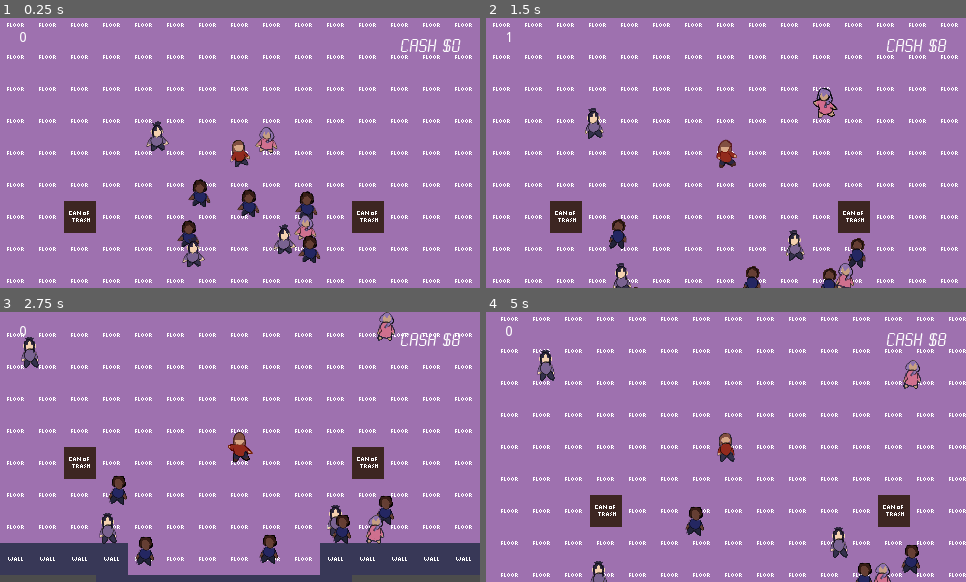
Above: before the commit, frames 1-4 (two rows, left to right).
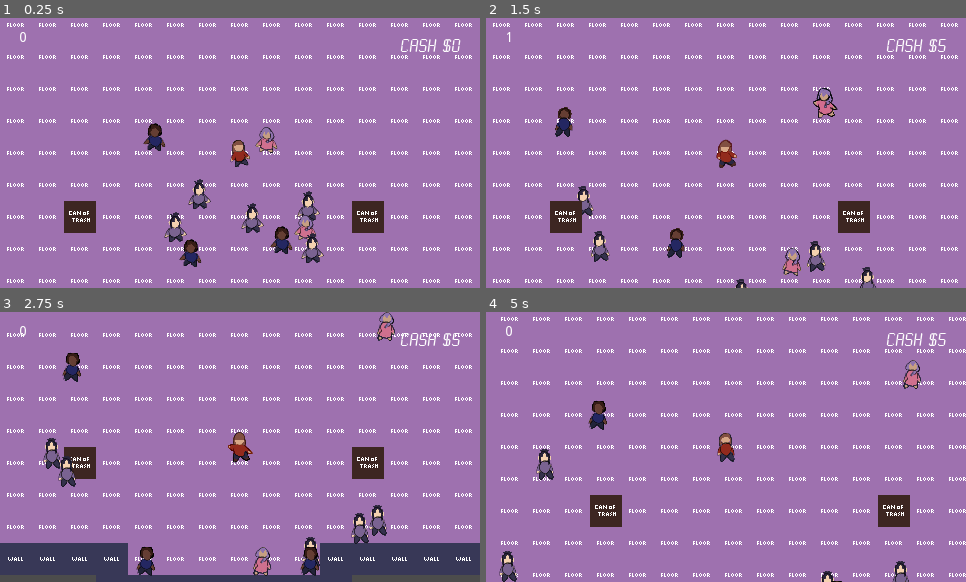
Above: after the commit, the same moments.

Repository: silentcoder99/LD46
Game: Godot game, scene res://scenes/Main.tscn
Same seed, same stepped clock (60 frames per second), same inputs: the game is played once before the commit and once after it.
Inputs:
- Up to frame 1 (0.25 s): no input
- Up to frame 2 (1.5 s): hold Right (ui_right) 0.53-1.28 s; hold E (dance) 0.53-1.28 s; tap Space (shoo) at 0.8, 1.35 s; hold Down (ui_down) from 1.28 s (still down)
- Up to frame 3 (2.75 s): tap E (dance) at 1.55 s; release Down (ui_down) at 2.03 s; hold Right (ui_right) from 2.03 s (still down); hold E (dance) from 2.03 s (still down); tap Space (shoo) at 2.3 s
- Up to frame 4 (5 s): release Right (ui_right) at 2.78 s; release E (dance) at 2.78 s; hold Up (ui_up) 2.78-3.53 s; tap Space (shoo) at 2.85, 3.8, 4.35 s; tap E (dance) at 3.05, 4.55 s; hold E (dance) 3.53-4.28 s; hold Left (ui_left) from 3.53 s (still down)

The runs differ from the first frame. In frame 1, 2.9% of the frame differs, in the area x 29-68%, y 38-93%; in frame 2, 3.8%; in frame 3, 4.4%, in the area x 4-97%, y 7-98%; in frame 4, 2.9%.

Commit message:
Add disaster repairing

Diff:
--- a/scenes/Main.tscn
+++ b/scenes/Main.tscn
@@ -1,9 +1,9 @@
 [gd_scene load_steps=10 format=2]
 
 [ext_resource path="res://scripts/Main.gd" type="Script" id=1]
-[ext_resource path="res://scenes/BlueBoy.tscn" type="PackedScene" id=2]
+[ext_resource path="res://scenes/PurpleBoy.tscn" type="PackedScene" id=2]
 [ext_resource path="res://scenes/PinkGirl.tscn" type="PackedScene" id=3]
-[ext_resource path="res://scenes/PurpleBoy.tscn" type="PackedScene" id=4]
+[ext_resource path="res://scenes/BlueBoy.tscn" type="PackedScene" id=4]
 [ext_resource path="res://TileSet.tres" type="TileSet" id=5]
 [ext_resource path="res://fonts/LCD-N___.TTF" type="DynamicFontData" id=6]
 [ext_resource path="res://scenes/Player.tscn" type="PackedScene" id=7]
--- a/scenes/PinkGirl.tscn
+++ b/scenes/PinkGirl.tscn
@@ -58,9 +58,9 @@
 
 [node name="PinkGirl" instance=ExtResource( 1 )]
 
-[node name="AnimationPlayer" parent="." index="1"]
+[node name="AnimationPlayer" parent="." index="2"]
 anims/dance = SubResource( 1 )
 anims/idle = SubResource( 2 )
 
-[node name="Sprite" parent="." index="2"]
+[node name="Sprite" parent="." index="3"]
 texture = ExtResource( 6 )
--- a/scenes/PurpleBoy.tscn
+++ b/scenes/PurpleBoy.tscn
@@ -6,112 +6,12 @@
 [sub_resource type="PhysicsMaterial" id=1]
 friction = 0.0
 
-[sub_resource type="GDScript" id=2]
-script/source = "extends RigidBody2D
-
-export (Array, Array, Texture) var idle_frames
-export (Array, Array, Texture) var dancing_frames
-export (int) var character_index
-
-export var speed = 400
-export var min_move_delay = 0.5
-export var max_move_delay = 1
-export var min_move_duration = 0.5
-export var max_move_duration = 2
-export var tip_amount = 1
-export (PackedScene) var TipAnimation
-
-var screen_size
-
-var dance_time_offset;
-
-var dancing_old = false
-var dancing = false
-var near_player = false
-
-var move_direction
-var moving
-
-var player
-var attraction
-
-func start_dancing(animTime):
-	dance_time_offset = animTime;
-	near_player = true
-
-func stop_dancing():
-	near_player = false
-
-func set_idle_frame(frame):
-	$Sprite.texture = idle_frames[character_index][frame]
-
-func give_tip():
-	player.money += tip_amount
-	var tip_animation = TipAnimation.instance()
-	tip_animation.rect_position = position + Vector2(-8, -36)
-	get_tree().get_root().add_child(tip_animation)
-	#add_child(tip_animation)
-
-func _process(delta):
-	if near_player && player.dancing:
-		dancing = true
-	else:
-		dancing = false
-
-	if not dancing_old and dancing:
-		var time = $AnimationPlayer.get_current_animation_position()
-		$AnimationPlayer.play(\"dance\")
-		$AnimationPlayer.seek(time, true);
-		player.nearby_partiers += 1
-
-
-	if dancing_old and not dancing:
-		player.nearby_partiers -= 1
-		var time = $AnimationPlayer.get_current_animation_position()
-		$AnimationPlayer.play(\"idle\")
-		$AnimationPlayer.seek(time, true);
-
-	dancing_old = dancing
-
-func _physics_process(delta):
-	if moving:
-		apply_impulse(Vector2(), move_direction * speed)
-
-func _ready():
-	screen_size = get_viewport_rect().size
-	player = get_tree().get_nodes_in_group(\"player\")[0]
-
-	$MoveDurationTimer.wait_time = rand_range(min_move_duration, max_move_duration)
-	$MoveTimer.wait_time = rand_range(0, max_move_delay)
-	$MoveTimer.start()
-
-func shoo(direction):
-	$MoveTimer.stop()
-	move_direction = direction
-	moving = true
-	$MoveDurationTimer.wait_time = rand_range(min_move_duration, max_move_duration)
-	$MoveDurationTimer.start()
-
-func _on_MoveTimer_timeout():
-	move_direction = Vector2(1, 0).rotated(rand_range(0, 2 * PI));
-	moving = true
-	$MoveDurationTimer.wait_time = rand_range(min_move_duration, max_move_duration)
-	$MoveDurationTimer.start()
-
-func _on_MoveDurationTimer_timeout():
-	moving = false
-
-	$MoveTimer.wait_time = rand_range(min_move_delay, max_move_delay)
-	$MoveTimer.start()
-"
-
 [node name="PurpleBoy" instance=ExtResource( 1 )]
 physics_material_override = SubResource( 1 )
-script = SubResource( 2 )
 speed = 400
 min_move_delay = 0.5
 max_move_delay = 1
 max_move_duration = 2
 
-[node name="Sprite" parent="." index="2"]
+[node name="Sprite" parent="." index="3"]
 texture = ExtResource( 2 )
--- a/scenes/TipAnimation.tscn
+++ b/scenes/TipAnimation.tscn
@@ -1,11 +1,9 @@
 [gd_scene load_steps=2 format=2]
 
 [ext_resource path="res://scripts/TipAnimation.gd" type="Script" id=1]
-
 
 [node name="TipAnimation" type="Label"]
 margin_right = 16.0
 margin_bottom = 14.0
 custom_colors/font_color = Color( 1, 1, 1, 1 )
-text = "$1"
 script = ExtResource( 1 )
--- a/scenes/TrashCan.tscn
+++ b/scenes/TrashCan.tscn
@@ -1,17 +1,23 @@
-[gd_scene load_steps=6 format=2]
+[gd_scene load_steps=9 format=2]
 
 [ext_resource path="res://scripts/TrashCan.gd" type="Script" id=1]
 [ext_resource path="res://sprites/tiles/trash can.png" type="Texture" id=2]
 [ext_resource path="res://sprites/tiles/fire!.png" type="Texture" id=3]
-[ext_resource path="res://sounds/disaster.wav" type="AudioStream" id=4]
+[ext_resource path="res://scenes/TipAnimation.tscn" type="PackedScene" id=4]
+[ext_resource path="res://sounds/disaster.wav" type="AudioStream" id=5]
+[ext_resource path="res://sounds/disaster_resolved.wav" type="AudioStream" id=6]
 
 [sub_resource type="RectangleShape2D" id=1]
 extents = Vector2( 16, 6 )
+
+[sub_resource type="CircleShape2D" id=2]
+radius = 30.0
 
 [node name="TrashCan" type="StaticBody2D"]
 script = ExtResource( 1 )
 trash_can_texture = ExtResource( 2 )
 fire_texture = ExtResource( 3 )
+TipAnimation = ExtResource( 4 )
 
 [node name="Sprite" type="Sprite" parent="."]
 texture = ExtResource( 2 )
@@ -22,10 +28,20 @@
 
 [node name="CombustTimer" type="Timer" parent="."]
 one_shot = true
-autostart = true
 
 [node name="DisasterSound" type="AudioStreamPlayer2D" parent="."]
-stream = ExtResource( 4 )
+stream = ExtResource( 5 )
+max_distance = 20000.0
+attenuation = 0.217638
+
+[node name="FixArea" type="Area2D" parent="."]
+
+[node name="FixColliderShape" type="CollisionShape2D" parent="FixArea"]
+shape = SubResource( 2 )
+
+[node name="ResolvedSound" type="AudioStreamPlayer2D" parent="."]
+stream = ExtResource( 6 )
 max_distance = 20000.0
 attenuation = 0.217638
 [connection signal="timeout" from="CombustTimer" to="." method="_on_CombustTimer_timeout"]
+[connection signal="body_entered" from="FixArea" to="." method="_on_FixArea_body_entered"]
--- a/scripts/Partier.gd
+++ b/scripts/Partier.gd
@@ -39,7 +39,8 @@
 func give_tip():
 	player.money += tip_amount
 	var tip_animation = TipAnimation.instance()
-	tip_animation.rect_position = position + Vector2(-8, -36)
+	tip_animation.set_amount(tip_amount)
+	tip_animation.rect_position = position + Vector2(0, -36)
 	get_tree().get_root().add_child(tip_animation)
 	#add_child(tip_animation)
 
--- a/scripts/TipAnimation.gd
+++ b/scripts/TipAnimation.gd
@@ -3,6 +3,24 @@
 var float_speed = 0.6
 var fade_speed = 0.03
 var text_color = Color(1.0, 1.0, 1.0, 1.0)
+
+func _ready():
+	print("Tip!")
+	#Centre rect
+	rect_position.x -= rect_size.x / 2
+
+func set_amount(amount):
+	text = ""
+
+	if(amount < 0):
+		text += "-"
+		modulate = Color(1.0, 0.0, 0.0)
+
+	text += "$" + str(abs(amount))
+
+func set_message(message, color = Color(1.0, 1.0, 1.0)):
+	modulate = color
+	text = message
 
 func _process(delta):
 	margin_top -= float_speed
--- a/scripts/TrashCan.gd
+++ b/scripts/TrashCan.gd
@@ -2,13 +2,52 @@
 
 export (Texture) var trash_can_texture
 export (Texture) var fire_texture
+export (PackedScene) var TipAnimation
 
-export var fire_chance = 0.1
+export var min_disaster_delay = 5
+export var max_disaster_delay = 10
+
+export var repair_cost = 10
+
+var on_fire = false
+
+var player
+
+func _ready():
+	player = get_tree().get_nodes_in_group("player")[0]
+
+	$CombustTimer.wait_time = rand_range(min_disaster_delay, max_disaster_delay)
+	$CombustTimer.start()
 
 func combust():
+	on_fire = true
 	$Sprite.texture = fire_texture
 	$DisasterSound.play()
 
+func extinguish():
+	on_fire = false
+	$Sprite.texture = trash_can_texture
+	$ResolvedSound.play()
+
+	player.money -= repair_cost
+	var tip_animation = TipAnimation.instance()
+	tip_animation.set_amount(-repair_cost)
+	tip_animation.rect_position = position + Vector2(0, -36)
+	get_tree().get_root().add_child(tip_animation)
+
+	$CombustTimer.wait_time = rand_range(min_disaster_delay, max_disaster_delay)
+	$CombustTimer.start()
+
 func _on_CombustTimer_timeout():
-	if randf() < fire_chance:
-		combust()
+	combust()
+
+func _on_FixArea_body_entered(body):
+	if "player" in body.get_groups():
+		if on_fire:
+			if player.money >= repair_cost:
+				extinguish()
+			else :
+				var tip_animation = TipAnimation.instance()
+				tip_animation.set_message("Not enough cash", Color(1.0, 0.0, 0.0))
+				tip_animation.rect_position = position + Vector2(0, -36)
+				get_tree().get_root().add_child(tip_animation)
Not shown: 1 places in scenes/PurpleBoy.tscn that only renumber resources
Not shown, added: sounds/disaster_resolved.wav.import
Not shown, added: sounds/disaster_resolved.wav
